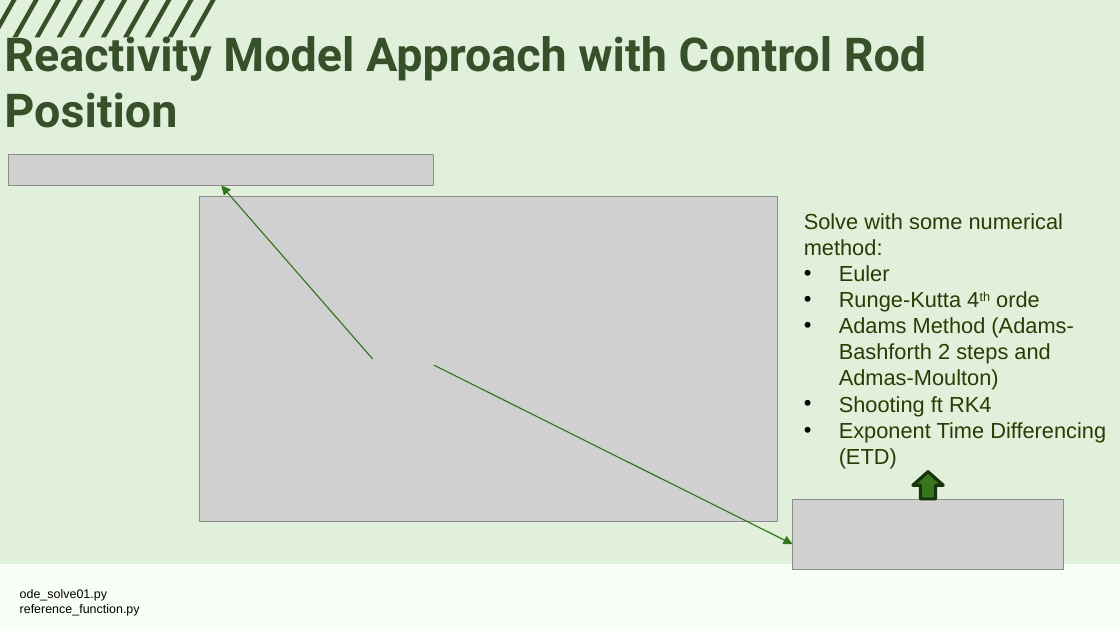
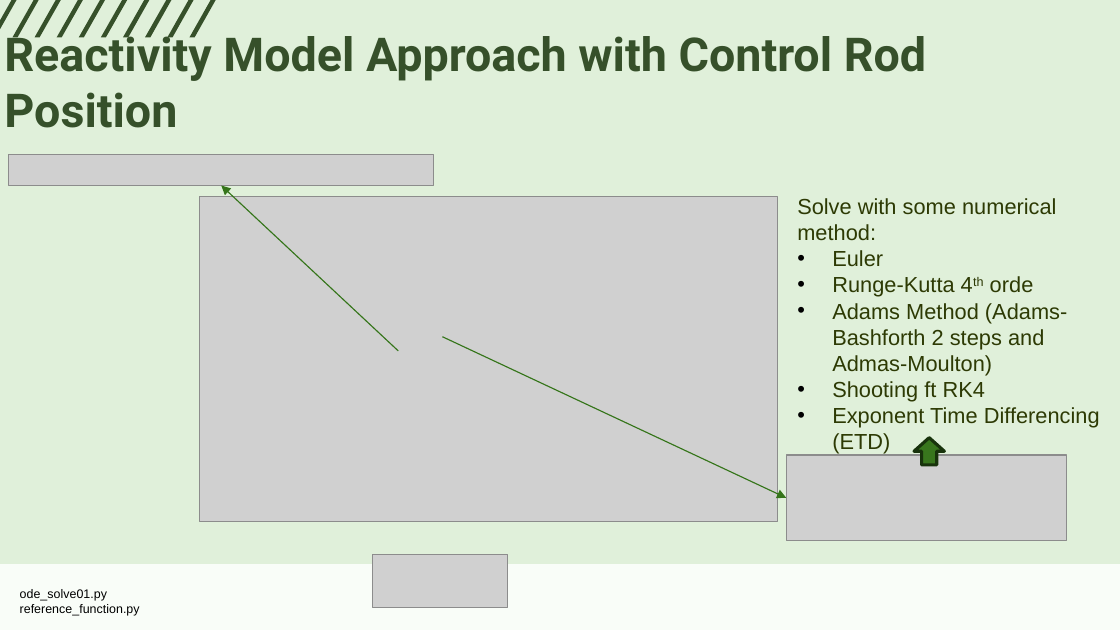
Before and after one commit to hahamadi/kartini-research-reactor, a slide deck: slide 5 of Presentation2_26-02-2026.pptx. Drawn at 1120x630 pixels with LibreOffice and Linux fonts; fonts in the diff are those of the drawing; grey boxes stand for pictures. Boxes give left, top, right and bottom in pixels: in the first picture for what was removed or moved away, otherwise in the second. Text is boxed around its words. In the diff, an @@ line names an element or a change of style, - is before the commit and + after.

```diff
--- a/Presentation2_26-02-2026.pptx
+++ b/Presentation2_26-02-2026.pptx
@@ arrow moved from (373, 360) - (222, 186) to (399, 351) - (222, 186) @@
@@ text "Solve with some numerical method:": place and size @@
-text "Solve with some numerical method:" at [804,213,1106,469]
+text "Solve with some numerical method:" at [797,198,1100,454]
@@ arrow moved from (433, 365) - (793, 544) to (442, 337) - (786, 498) @@
@@ up arrow: place and size @@
-up arrow at [913,472,943,498]
+up arrow at [914,438,944,465]
@@ picture added at [786,455,1066,541] @@
@@ picture removed at [793,500,1064,570] @@
@@ picture added at [373,554,508,607] @@
```
Also in this commit, not shown: 1 other slide changed, 6 slides added, 11 other files.
